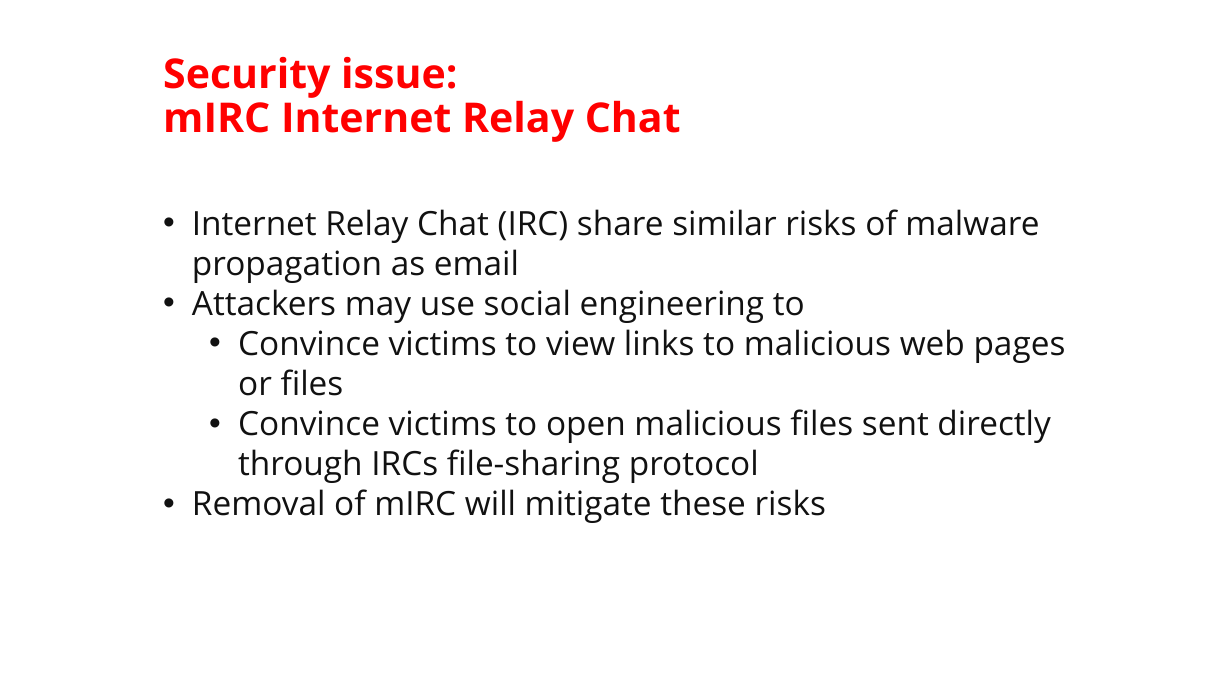
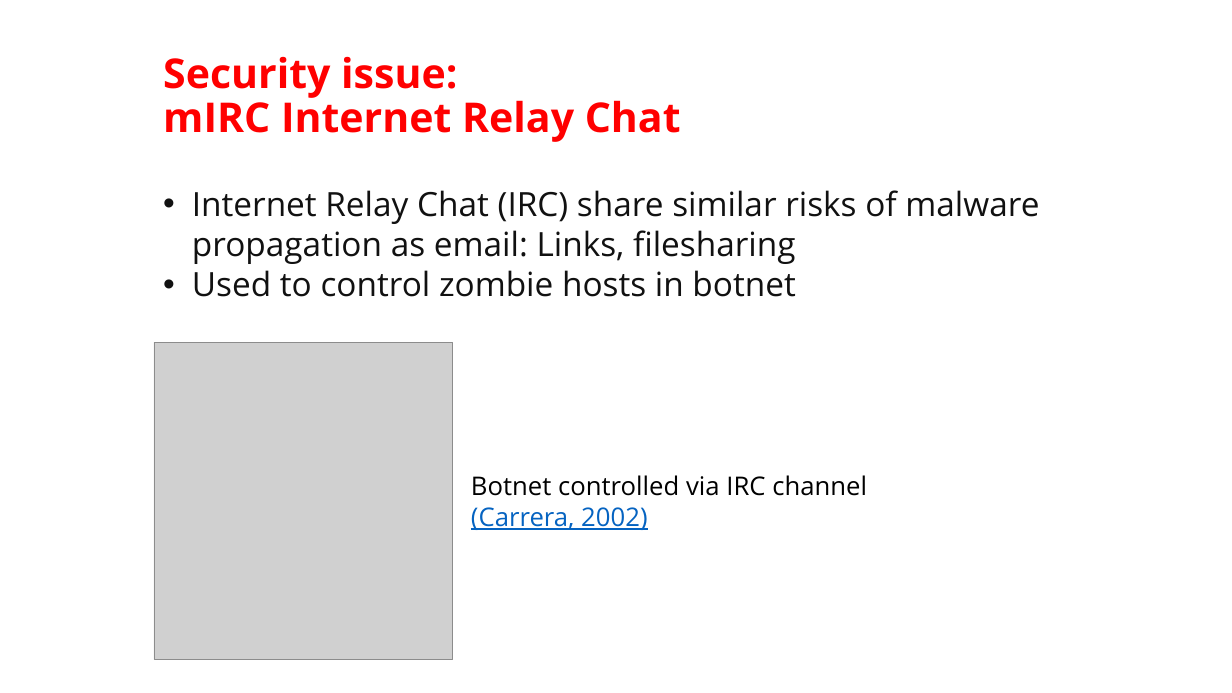
Before and after one commit to martymcflywa/ecu, a slide deck: slide 26 of year_1/sem_2/CSI1101_computer_security/0b_assignment_2_[22MAY15_0900]/dev/CSI1101_PONCE_A2_v03.pptx (slide 25 before the commit). Drawn at 1232x693 pixels with LibreOffice and Linux fonts; fonts in the diff are those of the drawing; grey boxes stand for pictures. Boxes give left, top, right and bottom in pixels: in the first picture for what was removed or moved away, otherwise in the second. Text is boxed around its words. In the diff, an @@ line names an element or a change of style, - is before the commit and + after.

```diff
--- a/year_1/sem_2/CSI1101_computer_security/0b_assignment_2_[22MAY15_0900]/dev/CSI1101_PONCE_A2_v03.pptx
+++ b/year_1/sem_2/CSI1101_computer_security/0b_assignment_2_[22MAY15_0900]/dev/CSI1101_PONCE_A2_v03.pptx
@@ text at (x1=192, y1=190, x2=1039, y2=297): text changed @@
-• Internet Relay Chat (IRC) share similar risks of malware propagation as email
-• Attackers may use social engineering to
-  • Convince victims to view links to malicious web pages or files
-  • Convince victims to open malicious files sent directly through IRCs file-sharing protocol
-• Removal of mIRC will mitigate these risks
+• Internet Relay Chat (IRC) share similar risks of malware propagation as email: Links, filesharing
+• Used to control zombie hosts in botnet
@@ picture added at (x1=154, y1=342, x2=453, y2=660) @@
@@ text added at (x1=471, y1=475, x2=867, y2=530), 20 pt, text #000000 @@
+Botnet controlled via IRC channel
+(Carrera, 2002)
```
Also in this commit, not shown: 4 other slides changed, 5 slides added, 5 slides removed, 2 other files.
